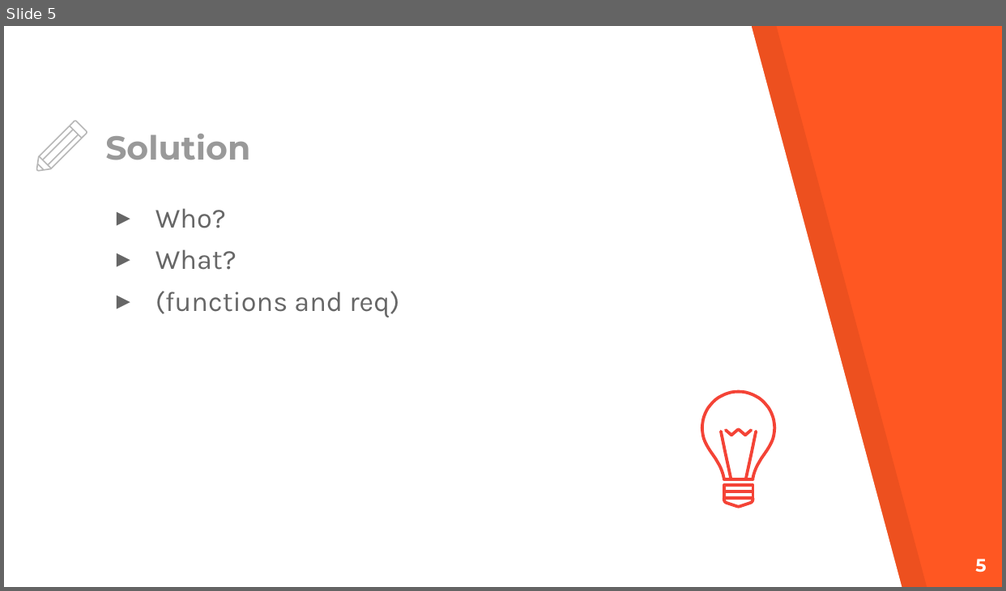
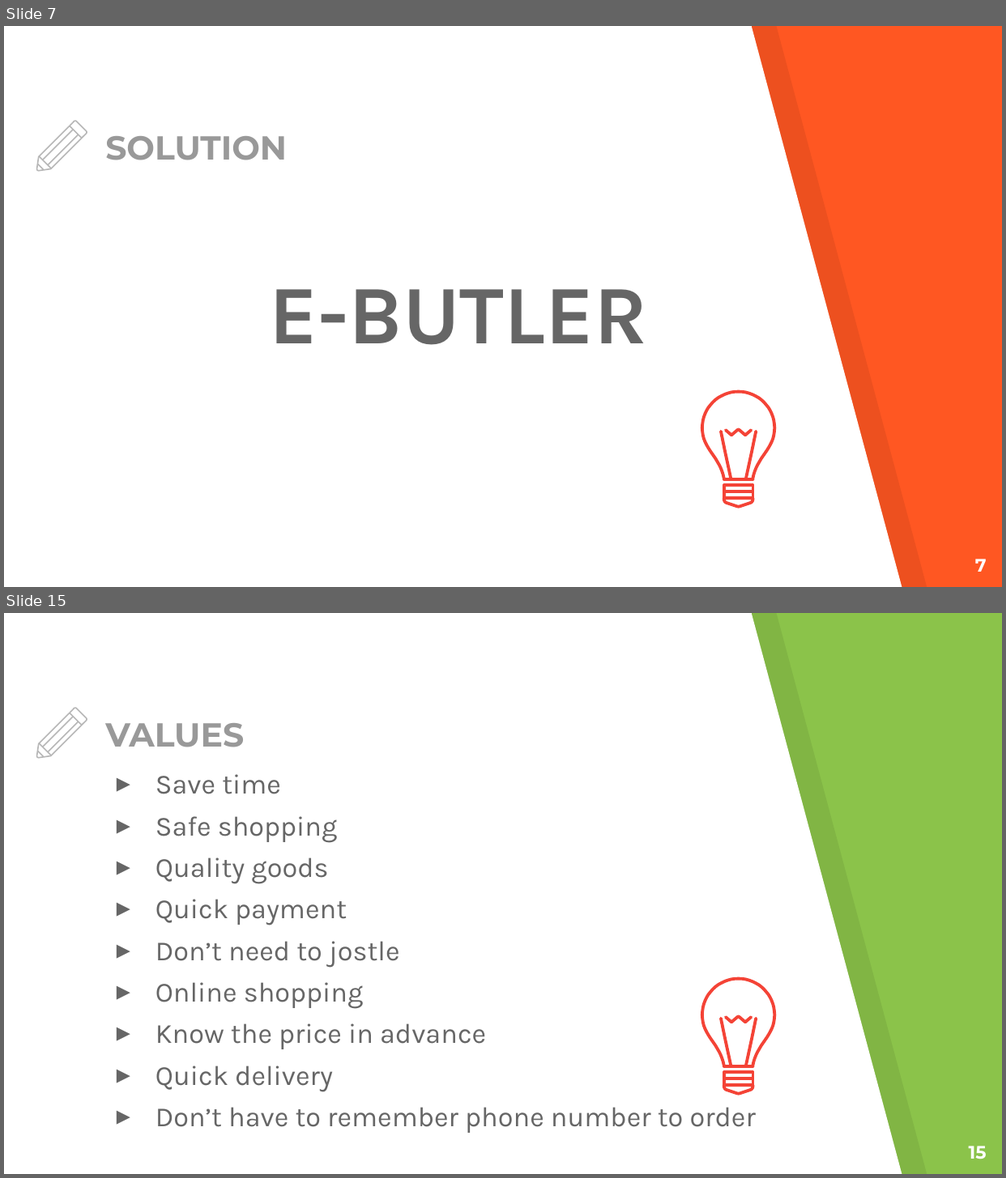
Before and after one commit to huukhang20/SWP391, a slide deck: Documents/pp_miniCap.pptx. Shown one above the other, each under a label of ours: slide 5 before the commit, slides 7 and 15 after it; the slides between them are not shown. The pictures are 1006x591 and 1006x1178 pixels, drawn with LibreOffice and Linux fonts; fonts in the diff are those of the drawing. Boxes give left, top, right and bottom in pixels: in the first picture for what was removed or moved away, otherwise in the second. Text is boxed around its words. In the diff, an @@ line names an element or a change of style, - is before the commit and + after.

```diff
--- a/Documents/pp_miniCap.pptx
+++ b/Documents/pp_miniCap.pptx
@@ slide 15 added at [4, 613, 1002, 1174], background #8BC34A; not listed: 2 template elements that a slide beside it also shows @@
@@ title added at [105, 723, 244, 747], 24 pt, text #999999, bold @@
+VALUES
@@ group added at [37, 708, 87, 759]: 6 freeform shapes @@
@@ text added at [155, 774, 756, 1133], 20 pt, text #666666 @@
+▸ Save time
+▸ Safe shopping
+▸ Quality goods
+▸ Quick payment
+▸ Don’t need to jostle
+▸ Online shopping
+▸ Know the price in advance
+▸ Quick delivery
+▸ Don’t have to remember phone number to order
@@ group added at [702, 979, 775, 1093]: 8 freeform shapes @@
@@ page number added at [969, 1146, 987, 1160], 13 pt, text #FFFFFF, bold @@
+15
@@ what was slide 5 is now slide 7 @@
@@ slide 7 changed as well @@
@@ title at [105, 136, 287, 160]: text changed @@
-Solution
+SOLUTION
@@ text at [269, 289, 647, 345]: text changed; size 20 to 60 pt; bold on @@
-▸ Who?
-▸ What?
-▸ (functions and req)
+E-BUTLER
@@ page number at [975, 559, 987, 572]: text changed @@
-5
+7
```
Also in this commit, not shown: 6 other slides changed, 27 other slides added, 3 slides removed, 1 other file.
